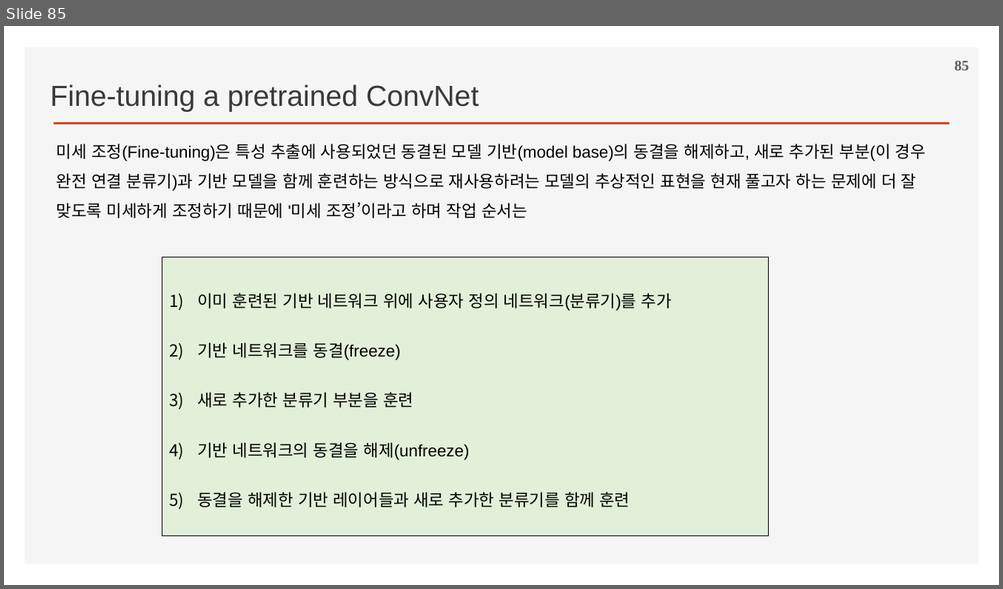
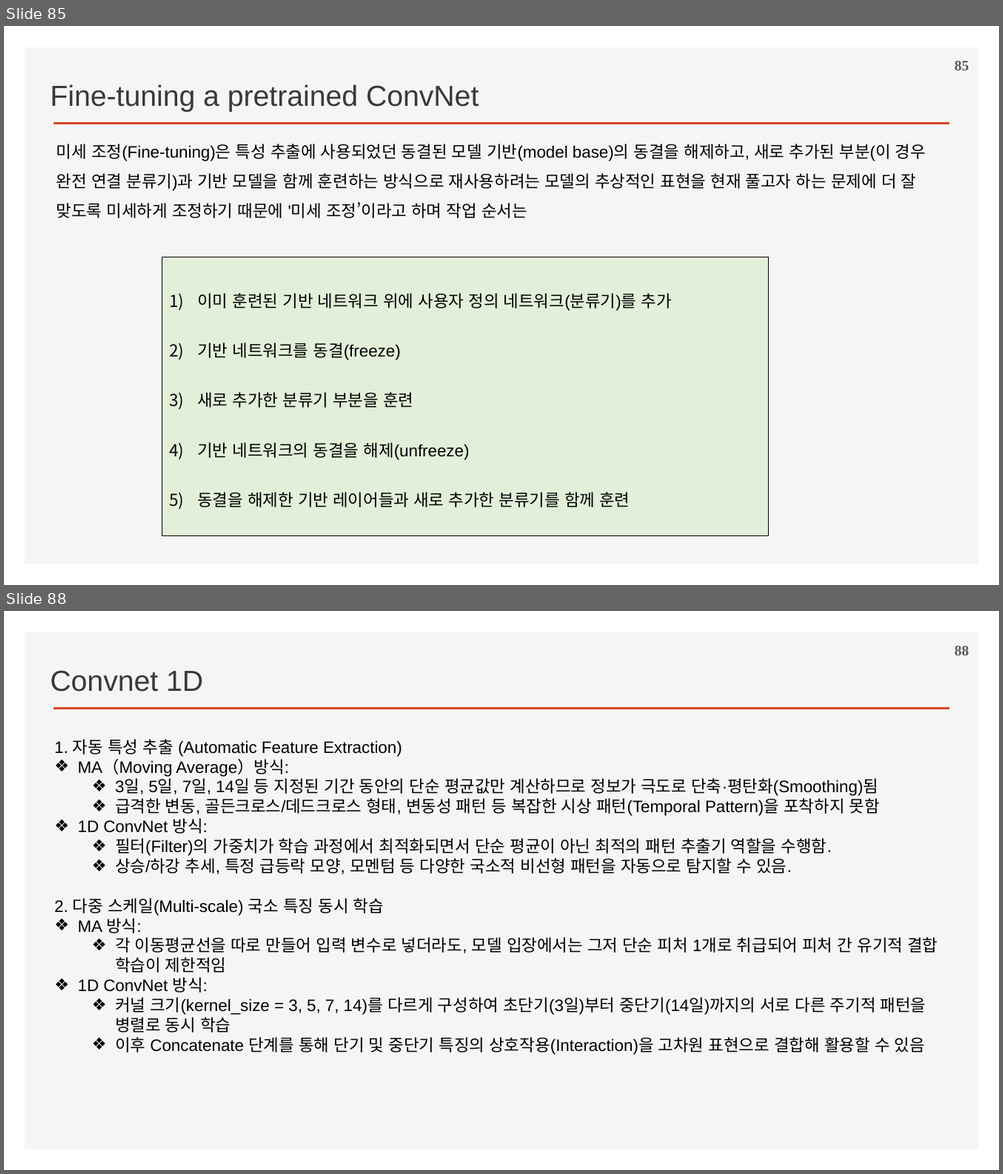
Before and after one commit to ancestor9/2026_Fall_Deep-Learning-with-Python, a slide deck: Chapter 08 Image Classification.pptx. Shown one above the other, each under a label of ours: slide 85 before the commit, slides 85 and 88 after it; the slides between them are not shown. The pictures are 1003x589 and 1003x1174 pixels, drawn with LibreOffice and Linux fonts; fonts in the diff are those of the drawing; background and template pictures are left out. Boxes give left, top, right and bottom in pixels: in the first picture for what was removed or moved away, otherwise in the second. Text is boxed around its words. In the diff, an @@ line names an element or a change of style, - is before the commit and + after.

```diff
--- a/Chapter 08 Image Classification.pptx
+++ b/Chapter 08 Image Classification.pptx
@@ slide 88 added at (4,611,999,1170), background #FFFFFF; not listed: 2 template elements that a slide beside it also shows @@
@@ page number added at (954,646,969,655), 14 pt, text #595959, bold @@
+88
@@ text added at (50,670,203,692), 28 pt, text #3B3838 @@
+Convnet 1D
@@ text added at (54,739,937,1055), 16 pt, text #000000 @@
+1. 자동 특성 추출 (Automatic Feature Extraction)
+❖ MA（Moving Average）방식:
+  ❖ 3일, 5일, 7일, 14일 등 지정된 기간 동안의 단순 평균값만 계산하므로 정보가 극도로 단축·평탄화(Smoothing)됨
+  ❖ 급격한 변동, 골든크로스/데드크로스 형태, 변동성 패턴 등 복잡한 시상 패턴(Temporal Pattern)을 포착하지 못함
+❖ 1D ConvNet 방식:
+  ❖ 필터(Filter)의 가중치가 학습 과정에서 최적화되면서 단순 평균이 아닌 최적의 패턴 추출기 역할을 수행함.
+  ❖ 상승/하강 추세, 특정 급등락 모양, 모멘텀 등 다양한 국소적 비선형 패턴을 자동으로 탐지할 수 있음.
+2. 다중 스케일(Multi-scale) 국소 특징 동시 학습
+❖ MA 방식:
+  ❖ 각 이동평균선을 따로 만들어 입력 변수로 넣더라도, 모델 입장에서는 그저 단순 피처 1개로 취급되어 피처 간 유기적 결합 학습이 제한적임
+❖ 1D ConvNet 방식:
+  ❖ 커널 크기(kernel_size = 3, 5, 7, 14)를 다르게 구성하여 초단기(3일)부터 중단기(14일)까지의 서로 다른 주기적 패턴을 병렬로 동시 학습
+  ❖ 이후 Concatenate 단계를 통해 단기 및 중단기 특징의 상호작용(Interaction)을 고차원 표현으로 결합해 활용할 수 있음
```
Also in this commit, not shown: 4 other slides added.
